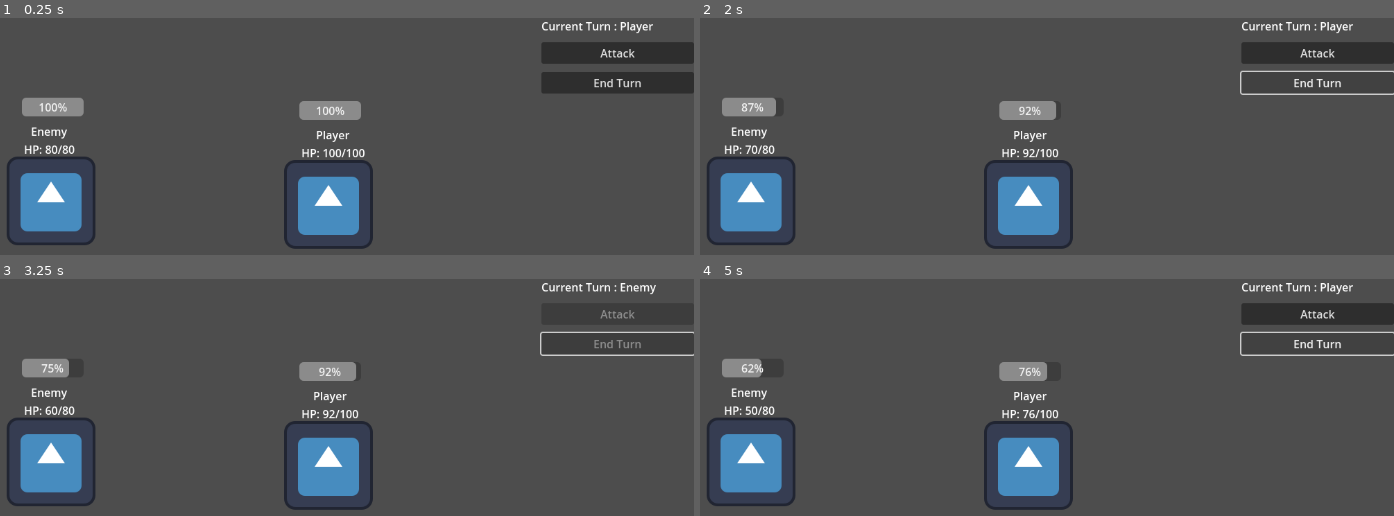
Above: before the commit, frames 1-4 (two rows, left to right).
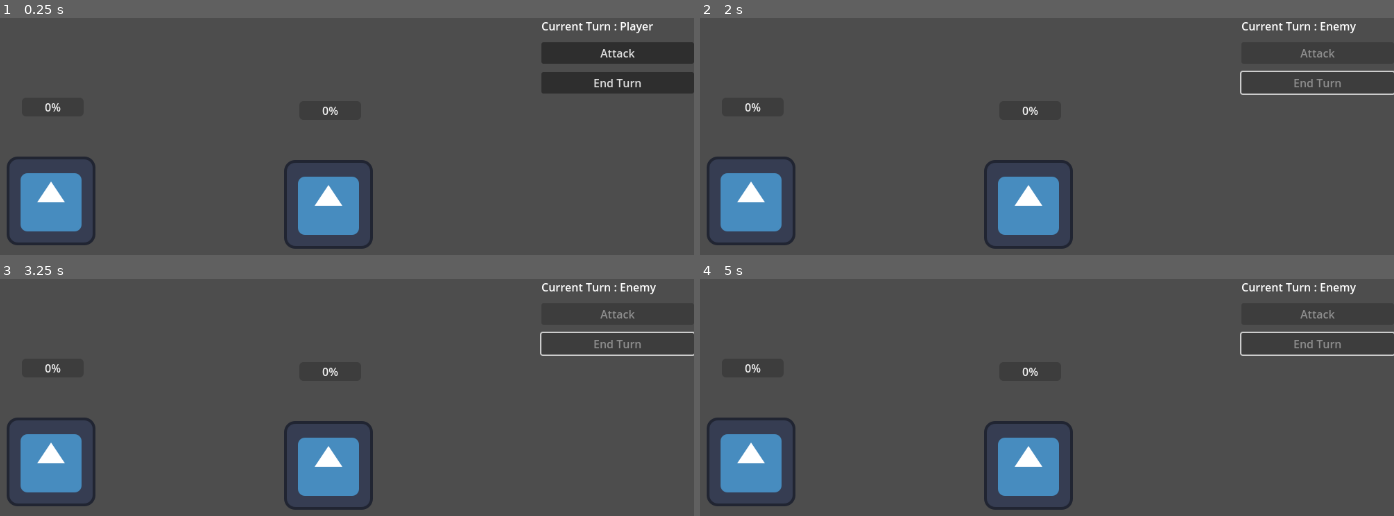
Above: after the commit, the same moments.

Repository: TeaAndCoffeeParty/godot-beginning
Game: Godot game, scene res://battle_scene.tscn
Same seed, same stepped clock (60 frames per second), same inputs: the game is played once before the commit and once after it. The engine's default icon, where the game draws it, is replaced by a stand-in: a white triangle on a blue panel in a dark square.
Inputs (mouse positions are in pixels of both pictures, inside the frame that each line leads up to):
- Up to frame 1 (0.25 s): no input
- Up to frame 2 (2 s): click "Attack" at 0.5 s; click "End Turn" at 1.25 s
- Up to frame 3 (3.25 s): click (617, 314) at 2 s, where only the run before the commit has a clickable "Attack"; click (617, 342) at 2.75 s, where only the run before the commit has a clickable "End Turn"
- Up to frame 4 (5 s): click (1317, 314) at 3.5 s, where only the run before the commit has a clickable "Attack"; click (1317, 342) at 4.25 s, where only the run before the commit has a clickable "End Turn"

The runs differ from the first frame. In frame 1, 1.9% of the frame differs, in the area x 3-53%, y 33-60%; in frame 2, 2.0%, in the area x 3-95%, y 1-60%; in frame 3, 1.7%; in frame 4, 1.8%.
Error after the commit: Parse Error: Could not find type "PlayerGD" in the current scope. (res://character.gd:3)

Commit message:
update lib interface

Diff:
--- a/jrpg-battle/battle_scene.gd
+++ b/jrpg-battle/battle_scene.gd
@@ -23,7 +23,7 @@
 func _on_button_attack_pressed() -> void:
 	if game_over or not is_player_turn:
 		return
-	var damage = player_unit.attack
+	var damage = player_unit.get_attack()
 	enemy_unit.take_damage(damage)
 
 	update_ui()
@@ -41,7 +41,7 @@
 		_enemy_turn()
 
 func _enemy_turn() -> void:
-	var damage = enemy_unit.attack
+	var damage = enemy_unit.get_attack()
 	player_unit.take_damage(damage)
 
 	update_ui()
--- a/jrpg-battle/character.gd
+++ b/jrpg-battle/character.gd
@@ -1,9 +1,6 @@
 extends Node2D
 
-@export var character_name: String = "Character"
-@export var hp: int = 100
-@export var max_hp: int = 100
-@export var attack: int = 10
+var core: PlayerGD
 
 @onready var progress_bar: ProgressBar = $ProgressBar
 @onready var name_label: Label = $Label
@@ -11,22 +8,30 @@
 
 # Called when the node enters the scene tree for the first time.
 func _ready() -> void:
+	core = PlayerGD.new()
 	update_ui()
 	pass # Replace with function body.
 
+func get_attack() -> int:
+	if core:
+		return core.get_attack()
+	return 0
 
 func take_damage(damage_amount: int):
-	hp -= damage_amount
-	hp = max(0, hp)
-	print("%s takes %d damage. HP is now %d" % [character_name, damage_amount, hp])
+	core.take_damage(damage_amount)
+	print("%s takes %d damage. HP is now %d" % [core.get_name(), damage_amount, core.get_current_hp()])
 	update_ui()
 
 func update_ui():
+	var current_hp = core.get_current_hp()
+	var max_hp = core.get_max_hp()
+	var character_name = core.get_name()
+
 	if progress_bar:
 		progress_bar.max_value = max_hp
-		progress_bar.value = hp
+		progress_bar.value = current_hp
 	if name_label:
-		name_label.text = "%s\nHP: %d/%d" % [character_name, hp, max_hp]
+		name_label.text = "%s\nHP: %d/%d" % [character_name, current_hp, max_hp]
 
 func is_dead() -> bool:
-	return hp <= 0
+	return !core.is_alive()
Not shown, added: jrpg-battle/addons/linux.editor.x86_64/libjrpg_core_sdk.so
Not shown, added: jrpg-battle/jrpg_core_sdk.gdextension
